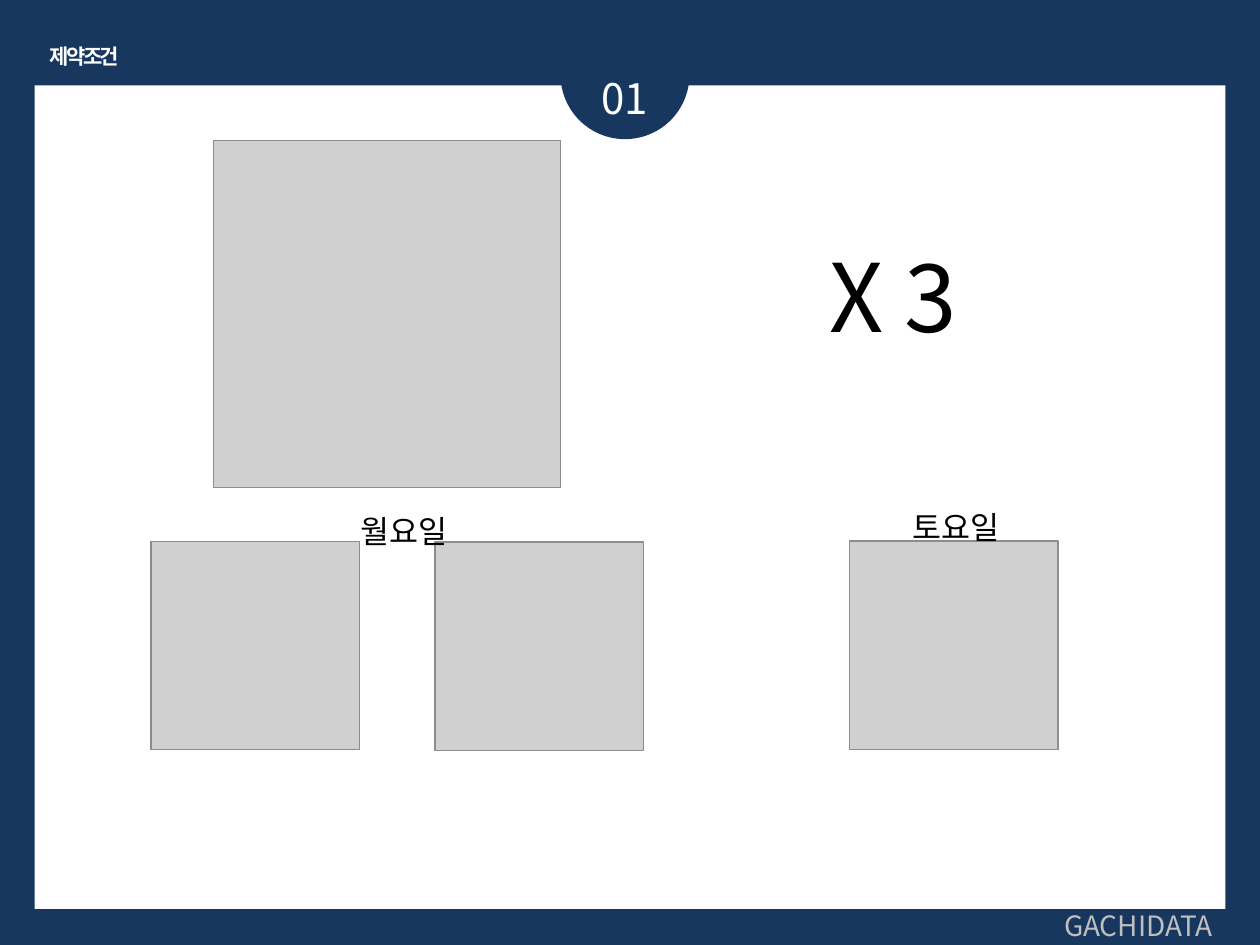
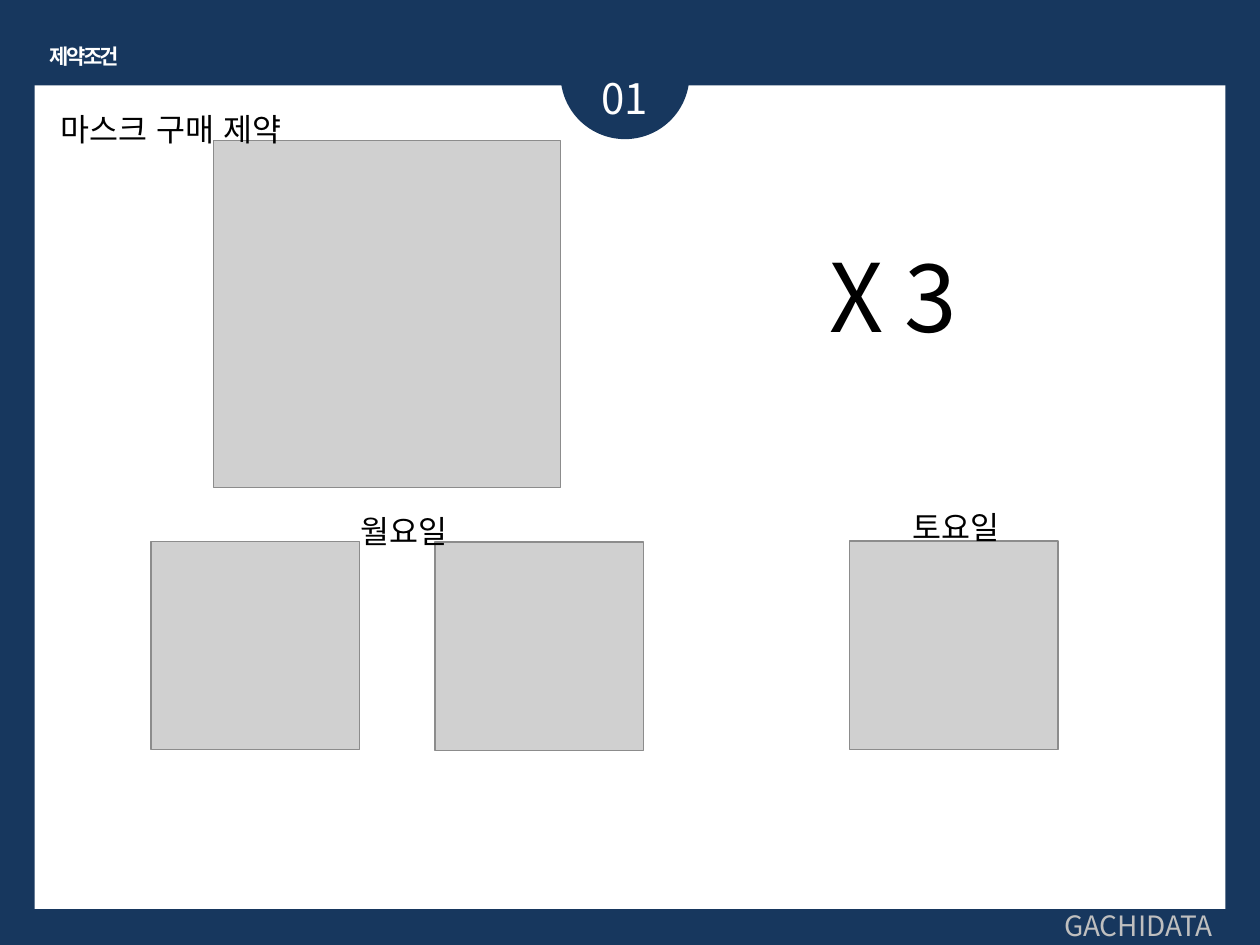
Before and after one commit to Monoreil/edu-sql, a slide deck: slide 5 of 11차SQL_hyeongmin.pptx. Drawn at 1260x945 pixels with LibreOffice and Linux fonts; fonts in the diff are those of the drawing; grey boxes stand for pictures. Boxes give left, top, right and bottom in pixels: in the first picture for what was removed or moved away, otherwise in the second. Text is boxed around its words. In the diff, an @@ line names an element or a change of style, - is before the commit and + after.

```diff
--- a/11차SQL_hyeongmin.pptx
+++ b/11차SQL_hyeongmin.pptx
@@ text added at <box>61,115,281,150</box>, 18 pt, text #000000 @@
+마스크 구매 제약
```
Also in this commit, not shown: 3 other slides changed, 1 other file.
